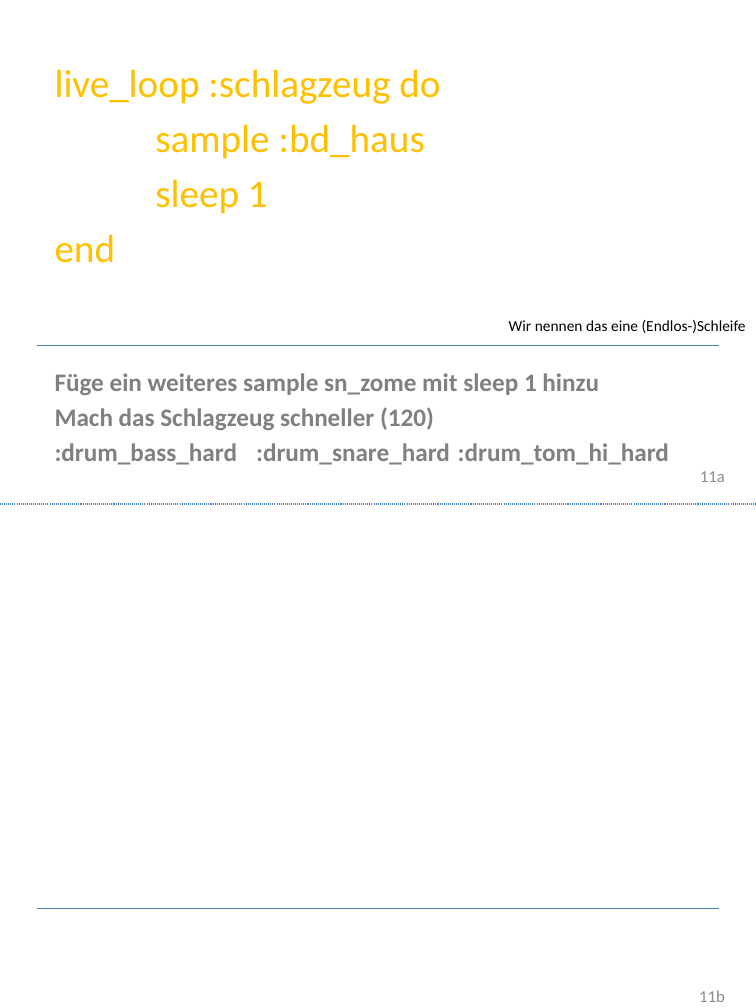
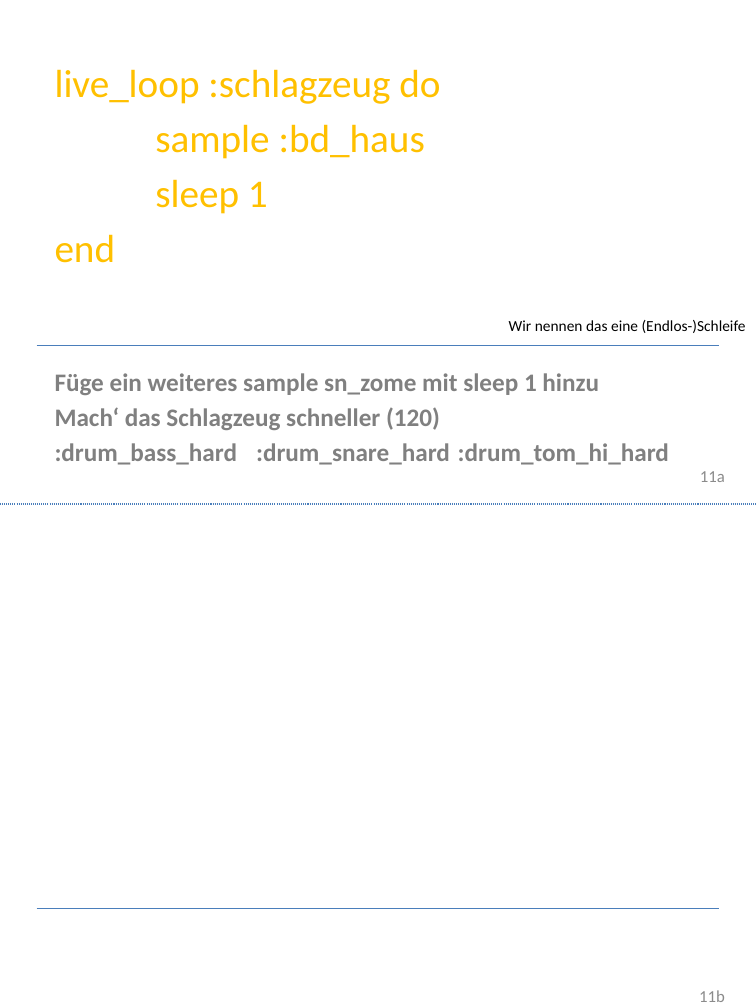
Before and after one commit to Devoxx4KidsDE/SonicPI, a slide deck: slide 11 of documentation/Sonic PI Workshop.pptx. Drawn at 756x1008 pixels with LibreOffice and Linux fonts; fonts in the diff are those of the drawing; background and template pictures are left out. Boxes give left, top, right and bottom in pixels: in the first picture for what was removed or moved away, otherwise in the second. Text is boxed around its words. In the diff, an @@ line names an element or a change of style, - is before the commit and + after.

```diff
--- a/documentation/Sonic PI Workshop.pptx
+++ b/documentation/Sonic PI Workshop.pptx
@@ text at [55, 407, 440, 430]: text changed @@
-Mach das Schlagzeug schneller (120)
+Mach‘ das Schlagzeug schneller (120)
```
Also in this commit, not shown: 5 other slides changed, 1 other file.
